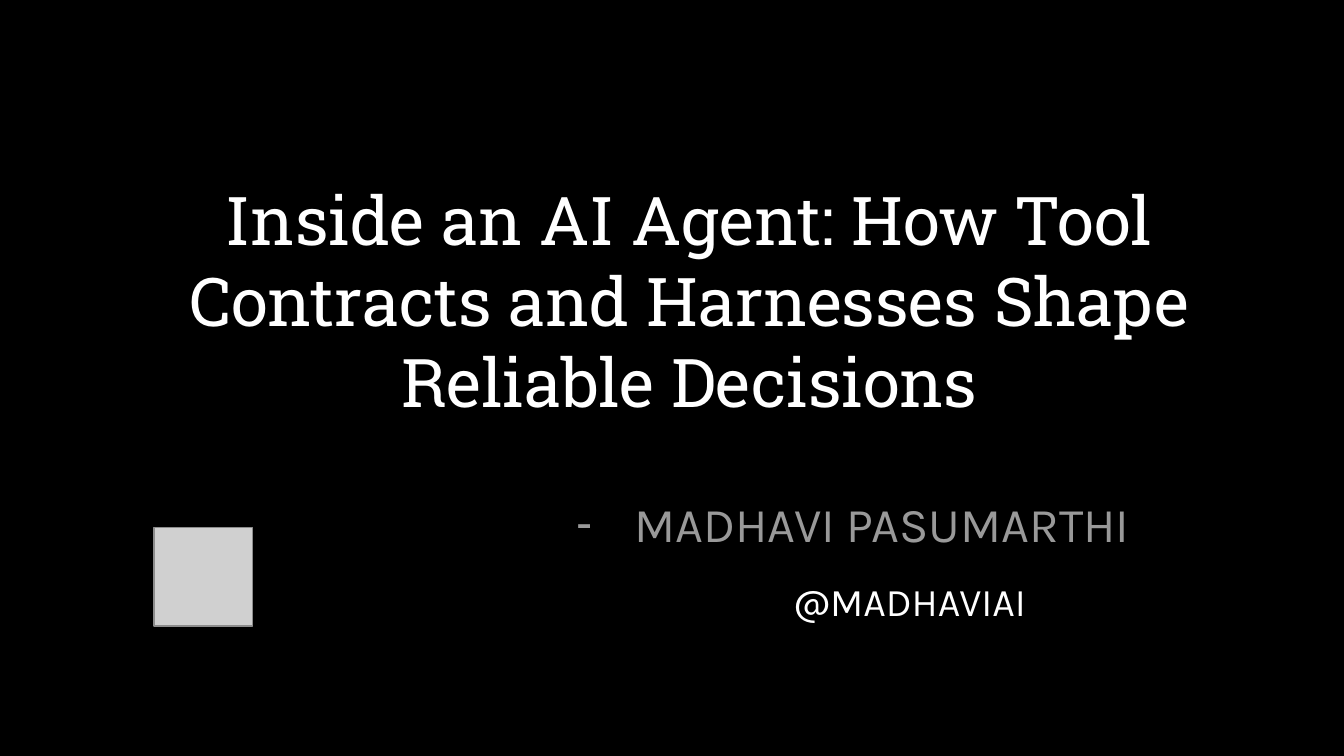
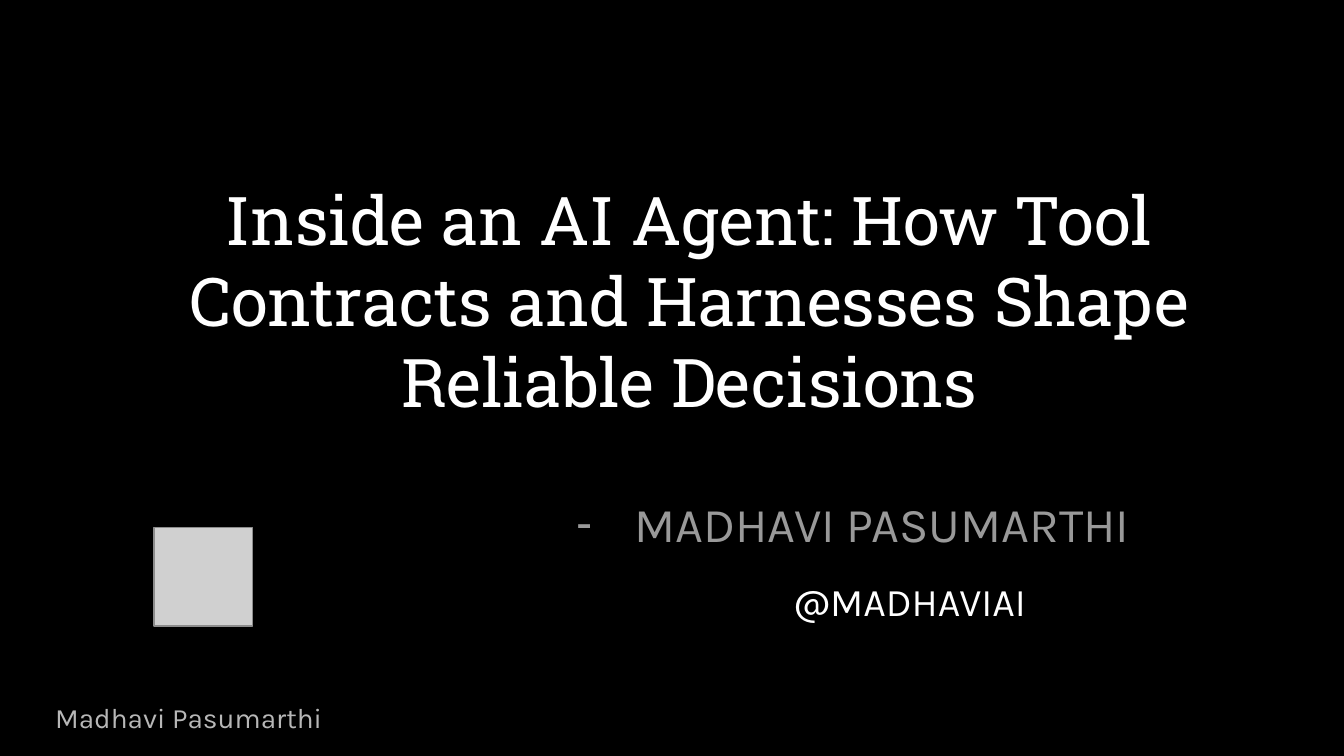
Before and after one commit to madhaviai/agent-contract-lab, a slide deck: slide 1 of Agent Harness - BeyondConf - Madhavi Pasumarthi.pptx. Drawn at 1344x756 pixels with LibreOffice and Linux fonts; fonts in the diff are those of the drawing; grey boxes stand for pictures. Boxes give left, top, right and bottom in pixels: in the first picture for what was removed or moved away, otherwise in the second. Text is boxed around its words. In the diff, an @@ line names an element or a change of style, - is before the commit and + after.

```diff
--- a/Agent Harness - BeyondConf - Madhavi Pasumarthi.pptx
+++ b/Agent Harness - BeyondConf - Madhavi Pasumarthi.pptx
@@ text added at (55, 709, 322, 729), 15 pt, text #B7B7B7 @@
+Madhavi Pasumarthi
```
Also in this commit, not shown: 9 other slides changed, 1 slide added.
